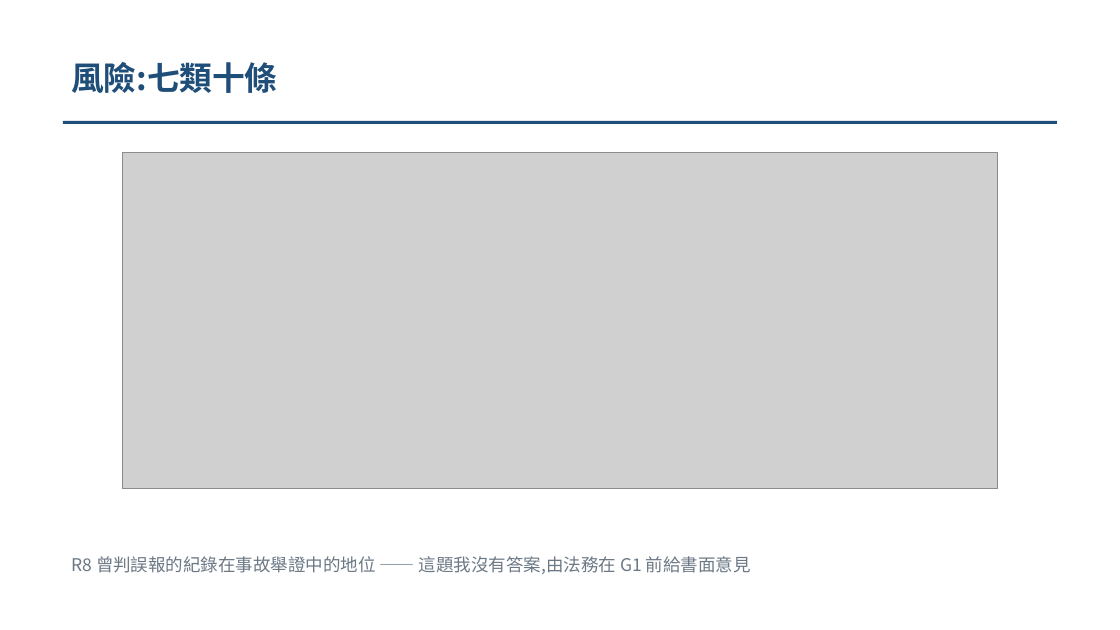
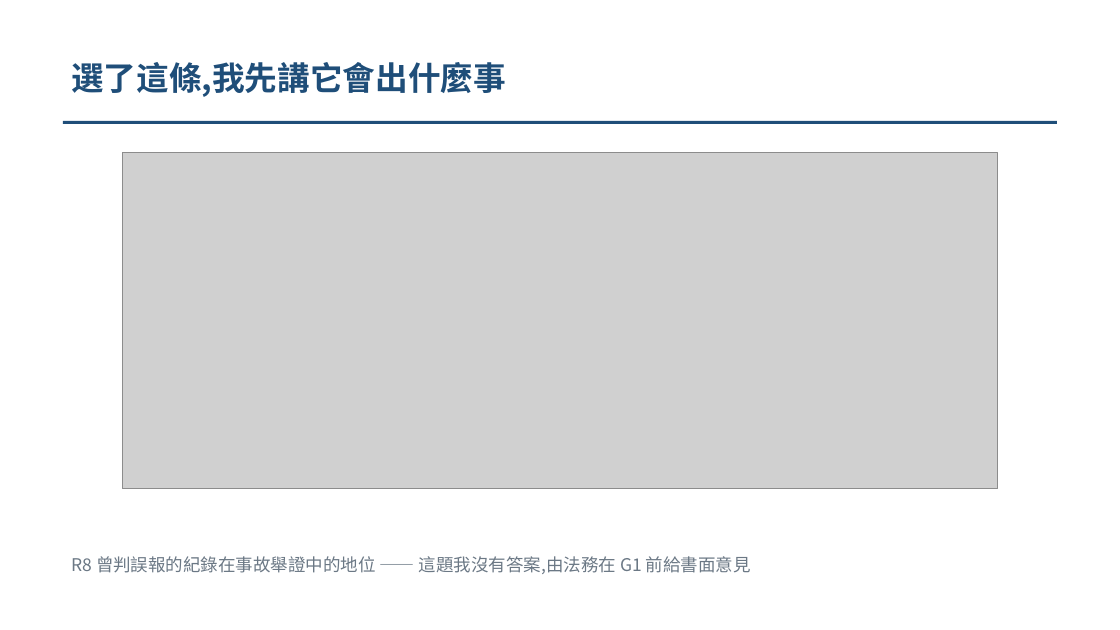
Before and after one commit to pokai-huang0828/UTS_workspace, a slide deck: slide 7 of Artificial Intelligence for Enterprises/Assessment3/Huang_26254793_421104_Assessment 3 (slim).pptx. Drawn at 1120x630 pixels with LibreOffice and Linux fonts; fonts in the diff are those of the drawing; grey boxes stand for pictures. Boxes give left, top, right and bottom in pixels: in the first picture for what was removed or moved away, otherwise in the second. Text is boxed around its words. In the diff, an @@ line names an element or a change of style, - is before the commit and + after.

```diff
--- a/Artificial Intelligence for Enterprises/Assessment3/Huang_26254793_421104_Assessment 3 (slim).pptx
+++ b/Artificial Intelligence for Enterprises/Assessment3/Huang_26254793_421104_Assessment 3 (slim).pptx
@@ text at (x1=71, y1=62, x2=506, y2=97): text changed @@
-風險:七類十條
+選了這條,我先講它會出什麼事
```
Also in this commit, not shown: 6 other slides changed, 4 slides added, 4 slides removed, 2 other files.
